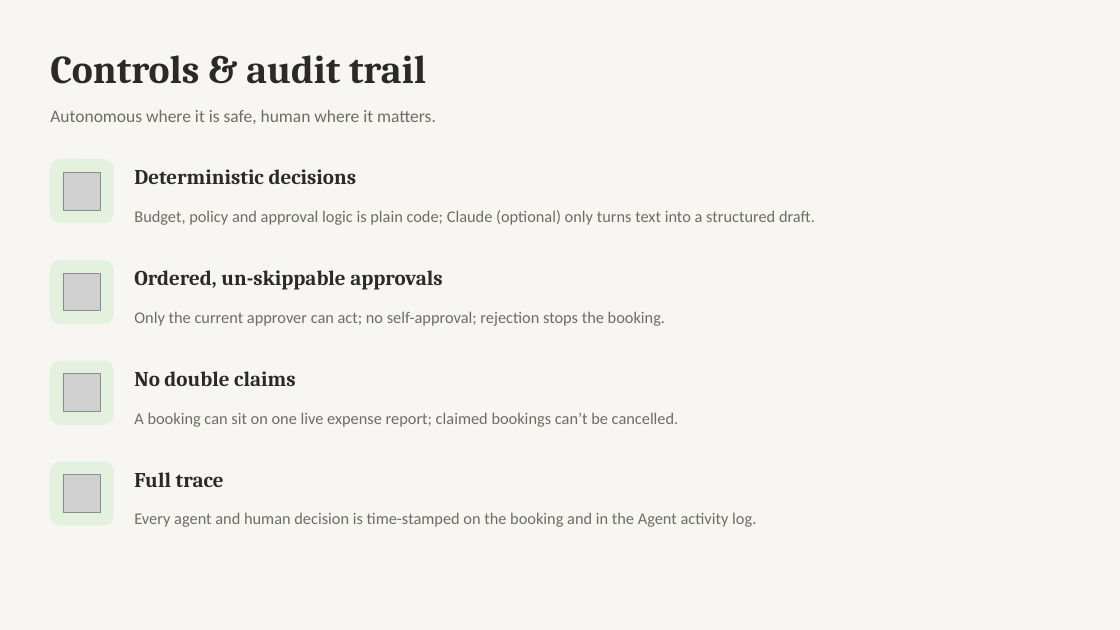
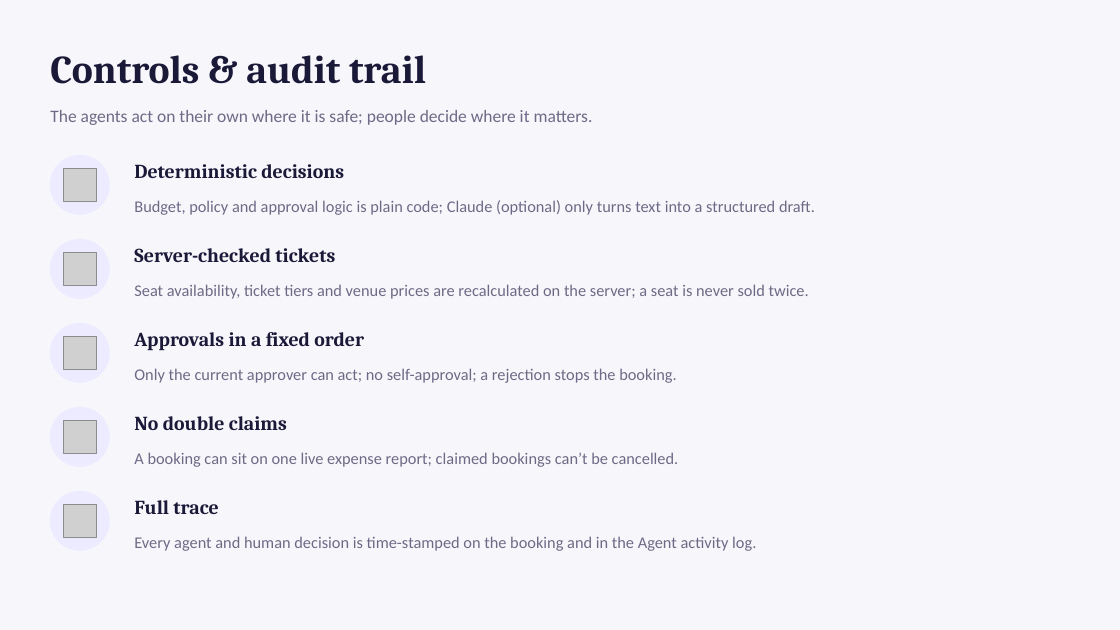
Before and after one commit to madhukambampati/API, a slide deck: slide 12 of entertainment-os/docs/Entertainment-OS-Overview.pptx (slide 10 before the commit). Drawn at 1120x630 pixels with LibreOffice and Linux fonts; fonts in the diff are those of the drawing; grey boxes stand for pictures. Boxes give left, top, right and bottom in pixels: in the first picture for what was removed or moved away, otherwise in the second. Text is boxed around its words. In the diff, an @@ line names an element or a change of style, - is before the commit and + after.

```diff
--- a/entertainment-os/docs/Entertainment-OS-Overview.pptx
+++ b/entertainment-os/docs/Entertainment-OS-Overview.pptx
@@ background #F7F6F2 to #F7F6FB @@
@@ text "Controls & audit trail" at <box>50,55,426,84</box>: text colour #2B2A27 to #1B1938 @@
@@ text at <box>50,110,593,125</box>: text changed; text colour #6F6C64 to #6E6A86 @@
-Autonomous where it is safe, human where it matters.
+The agents act on their own where it is safe; people decide where it matters.
@@ rounded rectangle removed at <box>50,160,113,223</box> @@
@@ ellipse added at <box>50,155,109,214</box>, fill #ECEBFF, outline #ECEBFF 1 pt @@
@@ picture: place and size @@
-picture at <box>63,172,101,210</box>
+picture at <box>63,168,96,201</box>
@@ text "Budget, policy and approval logic ...": place and size @@
-text "Budget, policy and approval logic ..." at <box>134,210,815,225</box>
+text "Budget, policy and approval logic ..." at <box>134,200,815,215</box>
@@ ellipse added at <box>50,239,109,298</box>, fill #ECEBFF, outline #ECEBFF 1 pt @@
@@ rounded rectangle removed at <box>50,260,113,323</box> @@
@@ picture added at <box>63,252,96,285</box> @@
@@ text added at <box>134,248,335,262</box>, 17 pt, text #1B1938, bold @@
+Server-checked tickets
@@ picture removed at <box>63,273,101,311</box> @@
@@ text removed at <box>134,270,442,290</box> @@
-Ordered, un-skippable approvals
@@ text added at <box>134,284,809,299</box>, 14 pt, text #6E6A86 @@
+Seat availability, ticket tiers and venue prices are recalculated on the server; a seat is never sold twice.
@@ ellipse added at <box>50,323,109,382</box>, fill #ECEBFF, outline #ECEBFF 1 pt @@
@@ picture added at <box>63,336,96,369</box> @@
@@ text added at <box>134,332,364,351</box>, 17 pt, text #1B1938, bold @@
+Approvals in a fixed order
@@ rounded rectangle removed at <box>50,361,113,424</box> @@
@@ picture removed at <box>63,374,101,412</box> @@
@@ text at <box>134,368,676,383</box>: text changed; text colour #6F6C64 to #6E6A86 @@
-Only the current approver can act; no self-approval; rejection stops the booking.
+Only the current approver can act; no self-approval; a rejection stops the booking.
@@ ellipse added at <box>50,408,109,466</box>, fill #ECEBFF, outline #ECEBFF 1 pt @@
@@ size 18 to 17 pt, text colour #2B2A27 to #1B1938 in 3 elements at <box>134,164,344,178</box>, <box>134,500,218,514</box>, <box>134,416,287,430</box> @@
@@ text "No double claims": place and size @@
-text "No double claims" at <box>134,371,295,386</box>
+text "No double claims" at <box>134,416,287,430</box>
@@ picture added at <box>63,420,96,453</box> @@
@@ text colour #6F6C64 to #6E6A86 in 3 elements at <box>134,200,815,215</box>, <box>134,536,756,551</box>, <box>134,452,679,467</box> @@
@@ text "A booking can sit on ...": place and size @@
-text "A booking can sit on ..." at <box>134,412,679,427</box>
+text "A booking can sit on ..." at <box>134,452,679,467</box>
@@ rounded rectangle removed at <box>50,462,113,525</box> @@
@@ picture removed at <box>63,475,101,513</box> @@
@@ ellipse added at <box>50,492,109,550</box>, fill #ECEBFF, outline #ECEBFF 1 pt @@
@@ picture added at <box>63,504,96,537</box> @@
@@ text "Full trace": place and size @@
-text "Full trace" at <box>134,472,224,487</box>
+text "Full trace" at <box>134,500,218,514</box>
@@ text "Every agent and human decision ...": place and size @@
-text "Every agent and human decision ..." at <box>134,512,756,527</box>
+text "Every agent and human decision ..." at <box>134,536,756,551</box>
```
Also in this commit, not shown: 8 other slides changed, 4 slides added, 2 slides removed, 24 other files.
